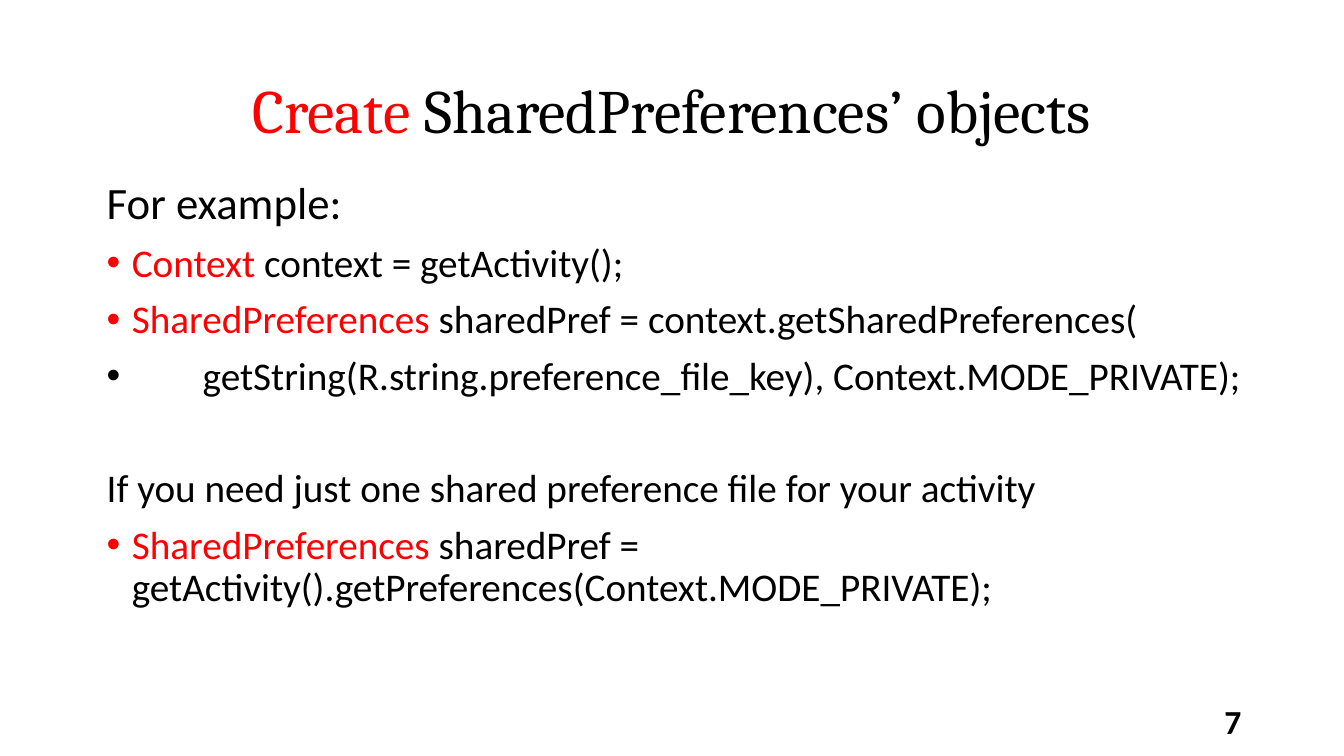
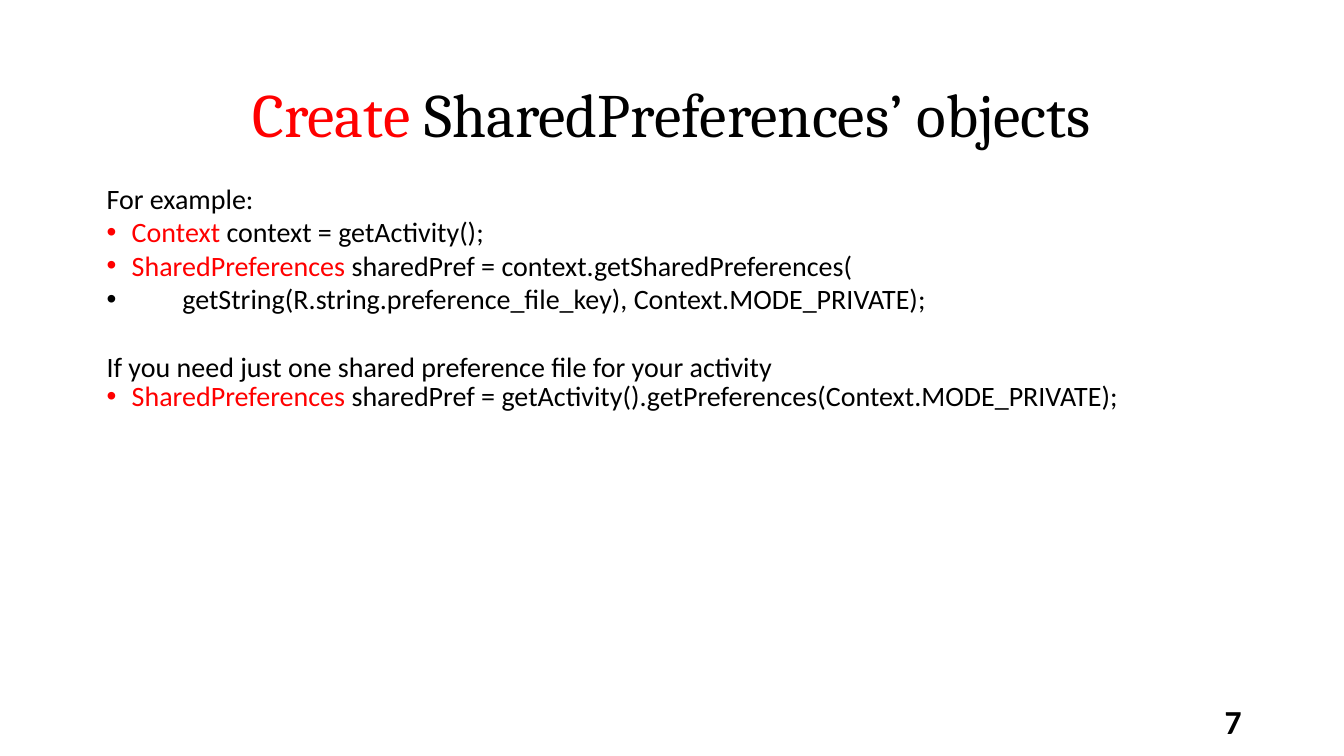
Before and after one commit to varanee/Course, a slide deck: slide 7 of Mobile_App_Dev/Week5/Lec5.pptx. Drawn at 1344x756 pixels with LibreOffice and Linux fonts; fonts in the diff are those of the drawing. Boxes give left, top, right and bottom in pixels: in the first picture for what was removed or moved away, otherwise in the second. Text is boxed around its words. In the diff, an @@ line names an element or a change of style, - is before the commit and + after.

```diff
--- a/Mobile_App_Dev/Week5/Lec5.pptx
+++ b/Mobile_App_Dev/Week5/Lec5.pptx
@@ text "Create SharedPreferences’ objects" at (x1=252, y1=93, x2=1091, y2=151): line spacing 0.9 to 1 @@
@@ text "For example:" at (x1=107, y1=189, x2=1118, y2=411): size 32 to 20 pt in "For example:"; size 28 to 20 pt; line spacing 0.9 to 1; less space between paragraphs @@
```
Also in this commit, not shown: 18 other slides changed, 52 other files.
